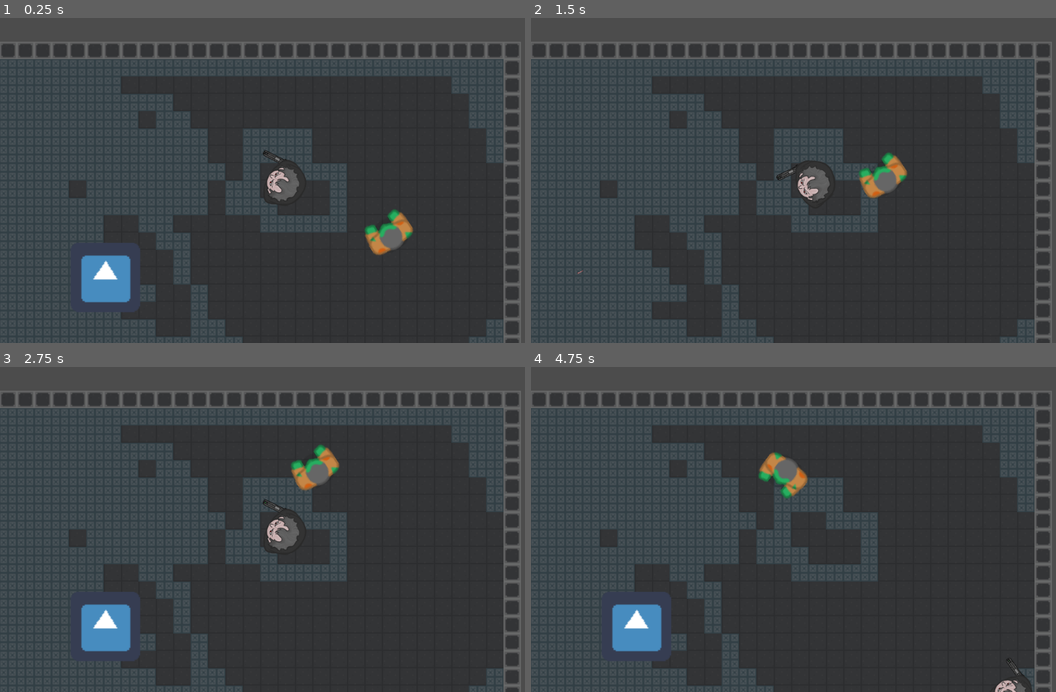
Above: before the commit, frames 1-4 (two rows, left to right).
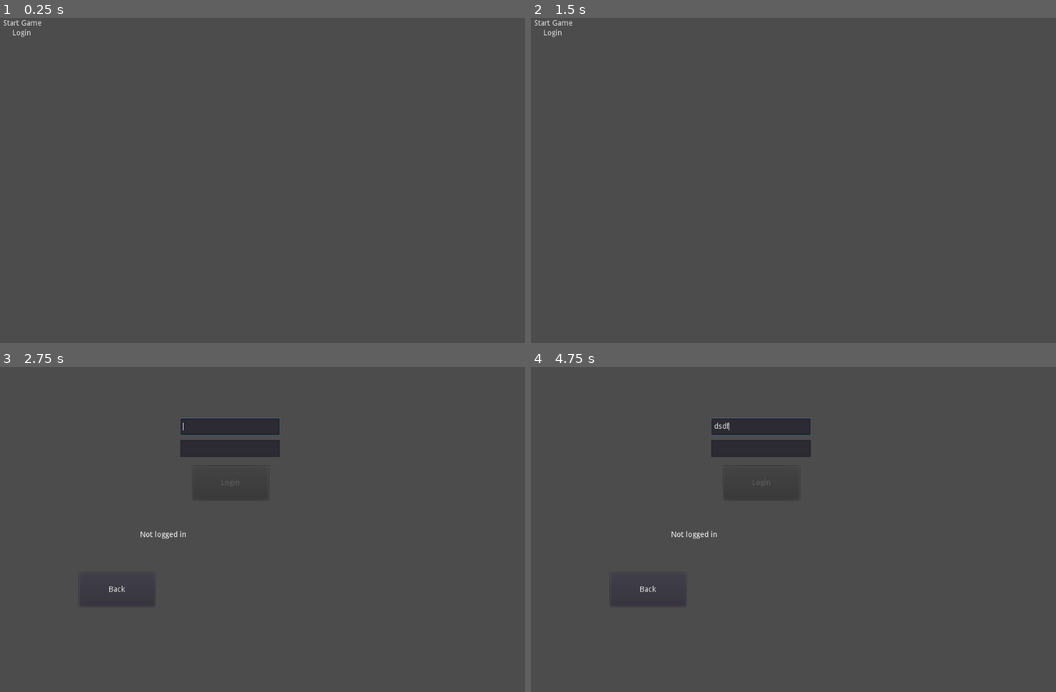
Above: after the commit, the same moments.

Repository: alexsimonson/godot-adventure
Game: Godot game, scene res://Brain.tscn
The game is run twice, just before and just after one commit, with the same random seed, the same clock (stepped at 60 frames per second) and the same inputs. Before the commit the project starts from res://TestingScene.tscn. The engine's default icon, where the game draws it, is replaced by a stand-in: a white triangle on a blue panel in a dark square.
Inputs (mouse positions are in pixels of both pictures, inside the frame that each line leads up to):
- Up to frame 1 (0.25 s): no input
- Up to frame 2 (1.5 s): click (552, 34) at 0.5 s, where only the run after the commit has a clickable "Login"; click (646, 239) at 1.25 s, where only the run after the commit has a clickable "Back"
- Up to frame 3 (2.75 s): click (21, 383) at 2 s, where only the run after the commit has a clickable "Login"
- Up to frame 4 (4.75 s): move the mouse to (930, 513) at 2.77 s; hold D (right) 2.78-3.53 s; click (930, 513) at 2.85 s; move the mouse to (699, 545) at 3.52 s; hold S (down) 3.53-4.28 s; tap Ctrl (hold) at 3.6 s; move the mouse to (867, 458) at 4.27 s; hold D (right) from 4.28 s (still down); tap F (local_action) at 4.35 s

The runs differ from the first frame. In frame 1, 57% of the frame differs, in the area x 0-100%, y 0-100%; in frame 2, 57%; in frame 3, 54%; in frame 4, 55%.

Commit message:
basic item class/weapon class extending item.  Main Menu/Brain scene (aka main).

Diff:
--- /dev/null
+++ b/Brain.gd
@@ -0,0 +1,12 @@
+extends Node2D
+
+var username = null
+
+# Called when the node enters the scene tree for the first time.
+func _ready():
+	if(username==null):
+		print('username not set')
+
+func _set_username(name):
+	print('setting username ' + name)
+	username = name
--- /dev/null
+++ b/Brain.tscn
@@ -0,0 +1,9 @@
+[gd_scene load_steps=3 format=2]
+
+[ext_resource path="res://Brain.gd" type="Script" id=1]
+[ext_resource path="res://MainMenu.tscn" type="PackedScene" id=2]
+
+[node name="Brain" type="Node2D"]
+script = ExtResource( 1 )
+
+[node name="MainMenu" parent="." instance=ExtResource( 2 )]
--- a/CanvasLayer.gd
+++ b/CanvasLayer.gd
@@ -8,6 +8,7 @@
 onready var passInput = passLE.text
 onready var loginRTL = get_node("RichTextLabelLogin")
 onready var loggedIn = _set_logged_in_as(false)
+onready var brain = get_parent()
 
 # Called when the node enters the scene tree for the first time.
 func _ready():
@@ -31,6 +32,9 @@
 	submitButton.text = "Login"
 	submitButton.connect("pressed", self, "_on_Button_pressed")
 
+	$ButtonBack.text = "Back"
+	$ButtonBack.connect('pressed', self, '_on_back_pressed')
+
 func _on_Button_pressed():
 	if(userInput!='' && passInput!=''):
 		var reqURL = 'http://localhost:4000/godot'
@@ -38,10 +42,14 @@
 	else:
 		print('userInput is empty')
 
+func _on_back_pressed():
+	get_tree().change_scene('res://MainMenu.tscn')
+
 func _on_HTTPRequest_request_completed( result, response_code, headers, body ):
 	var json = JSON.parse(body.get_string_from_utf8())
 	if(json.result.auth):
 		print('logged in')
+		brain._set_username('test')
 		_set_logged_in_as(true)
 	else:
 		print('not logged in')
--- /dev/null
+++ b/Item.gd
@@ -0,0 +1,17 @@
+extends Node2D
+export var data = {
+	"test": "hello",
+	"another": "test"
+}
+
+# Declare member variables here. Examples:
+# var a = 2
+# var b = "text"
+
+# Called when the node enters the scene tree for the first time.
+func _ready():
+	pass # Replace with function body.
+
+# Called every frame. 'delta' is the elapsed time since the previous frame.
+#func _process(delta):
+#	pass
--- /dev/null
+++ b/Item.tscn
@@ -0,0 +1,13 @@
+[gd_scene load_steps=2 format=2]
+
+[ext_resource path="res://Item.gd" type="Script" id=1]
+
+[node name="Item" type="Node2D"]
+script = ExtResource( 1 )
+
+[node name="Sprite" type="Sprite" parent="."]
+
+[node name="RigidBody2D" type="RigidBody2D" parent="."]
+editor/display_folded = true
+
+[node name="CollisionShape2D" type="CollisionShape2D" parent="RigidBody2D"]
--- /dev/null
+++ b/MainMenu.gd
@@ -0,0 +1,20 @@
+extends Control
+
+# Declare member variables here. Examples:
+# var a = 2
+# var b = "text"
+
+# Called when the node enters the scene tree for the first time.
+func _ready():
+	print_tree()
+	$StartGameButton.connect("pressed", self, "_start_game_pressed")
+	$LoginButton.connect('pressed', self, '_login_pressed')
+
+func _start_game_pressed():
+	get_tree().change_scene("res://TestingScene.tscn")
+
+func _login_pressed():
+	get_tree().change_scene('res://nodeTest.tscn')
+# Called every frame. 'delta' is the elapsed time since the previous frame.
+#func _process(delta):
+#	pass
--- /dev/null
+++ b/MainMenu.tscn
@@ -0,0 +1,20 @@
+[gd_scene load_steps=2 format=2]
+
+[ext_resource path="res://MainMenu.gd" type="Script" id=1]
+
+[node name="MainMenu" type="Control"]
+anchor_right = 1.0
+anchor_bottom = 1.0
+script = ExtResource( 1 )
+
+[node name="StartGameButton" type="MenuButton" parent="."]
+margin_right = 12.0
+margin_bottom = 20.0
+text = "Start Game"
+
+[node name="LoginButton" type="MenuButton" parent="."]
+margin_left = -1.10803
+margin_top = 17.7285
+margin_right = 81.892
+margin_bottom = 37.7285
+text = "Login"
--- a/TestingScene.tscn
+++ b/TestingScene.tscn
@@ -1,9 +1,10 @@
-[gd_scene load_steps=5 format=2]
+[gd_scene load_steps=6 format=2]
 
 [ext_resource path="res://Basic Tilemap.tscn" type="PackedScene" id=1]
 [ext_resource path="res://Mob.tscn" type="PackedScene" id=2]
 [ext_resource path="res://TimerExample.tscn" type="PackedScene" id=3]
 [ext_resource path="res://PlayerUpdate.tscn" type="PackedScene" id=4]
+[ext_resource path="res://Weapon.tscn" type="PackedScene" id=5]
 
 [node name="TestingScene" type="Node2D"]
 
@@ -16,3 +17,5 @@
 position = Vector2( -159.051, 89.3039 )
 
 [node name="PlayerUpdate" parent="." instance=ExtResource( 4 )]
+
+[node name="Weapon" parent="." instance=ExtResource( 5 )]
--- /dev/null
+++ b/Weapon.gd
@@ -0,0 +1,16 @@
+extends 'res://Item.gd'
+
+var weaponData = data.duplicate()
+# Declare member variables here. Examples:
+# var a = 2
+# var b = "text"
+
+# Called when the node enters the scene tree for the first time.
+func _ready():
+	print('weapon ready')
+	print(weaponData.values())
+	pass # Replace with function body.
+
+# Called every frame. 'delta' is the elapsed time since the previous frame.
+#func _process(delta):
+#	pass
--- /dev/null
+++ b/Weapon.tscn
@@ -0,0 +1,6 @@
+[gd_scene load_steps=2 format=2]
+
+[ext_resource path="res://Weapon.gd" type="Script" id=1]
+
+[node name="Weapon" type="Node2D"]
+script = ExtResource( 1 )
--- a/nodeTest.tscn
+++ b/nodeTest.tscn
@@ -35,6 +35,12 @@
 margin_right = 595.0
 margin_bottom = 343.0
 
+[node name="ButtonBack" type="Button" parent="CanvasLayer"]
+margin_left = 145.526
+margin_top = 379.842
+margin_right = 284.526
+margin_bottom = 441.842
+
 [connection signal="request_completed" from="CanvasLayer/HTTPRequest" to="CanvasLayer" method="_on_HTTPRequest_request_completed"]
 [connection signal="text_changed" from="CanvasLayer/LineEditUser" to="CanvasLayer" method="_on_LineEditUser_text_changed"]
 [connection signal="text_changed" from="CanvasLayer/LineEditPass" to="CanvasLayer" method="_on_LineEditPass_text_changed"]
--- a/project.godot
+++ b/project.godot
@@ -21,7 +21,7 @@
 [application]
 
 config/name="Adventure"
-run/main_scene="res://TestingScene.tscn"
+run/main_scene="res://Brain.tscn"
 config/icon="res://icon.png"
 
 [input]
